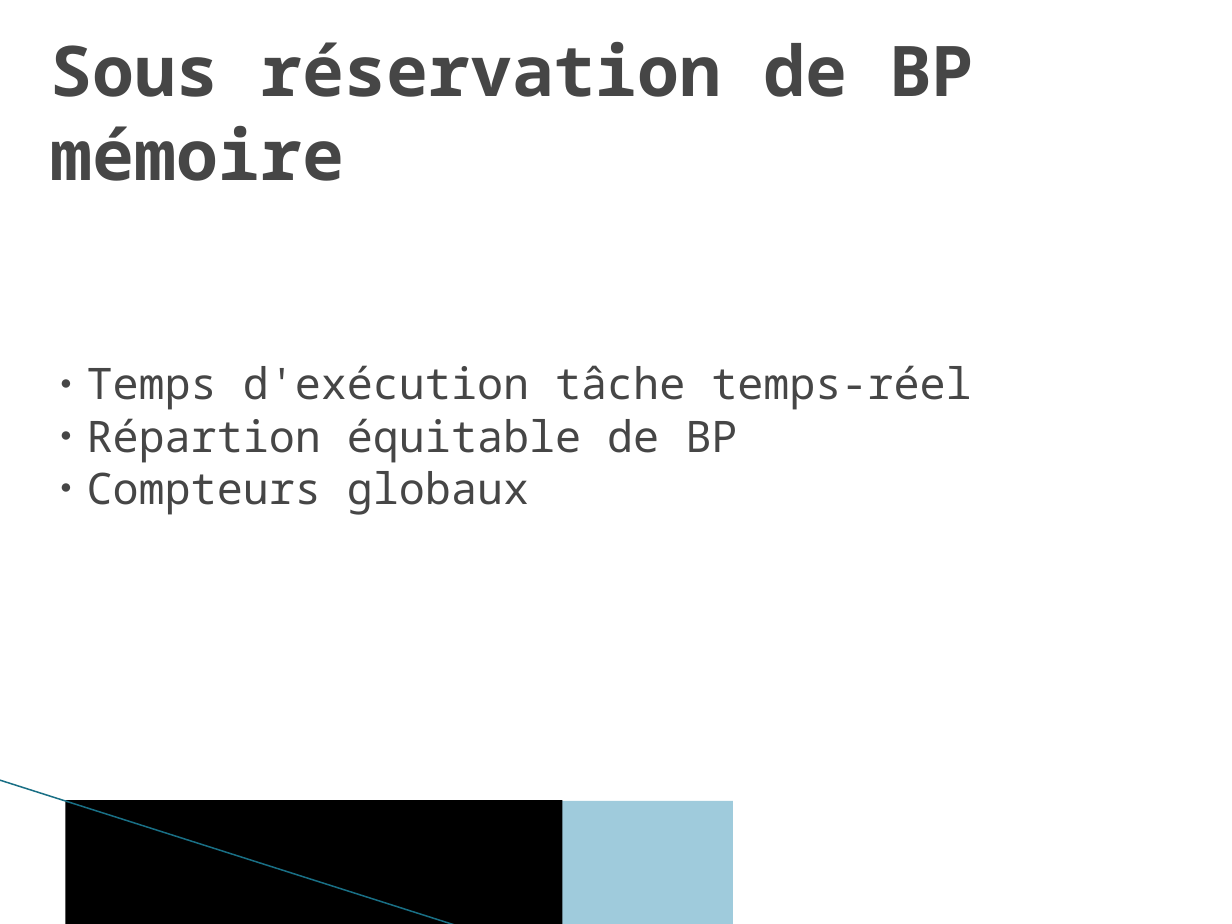
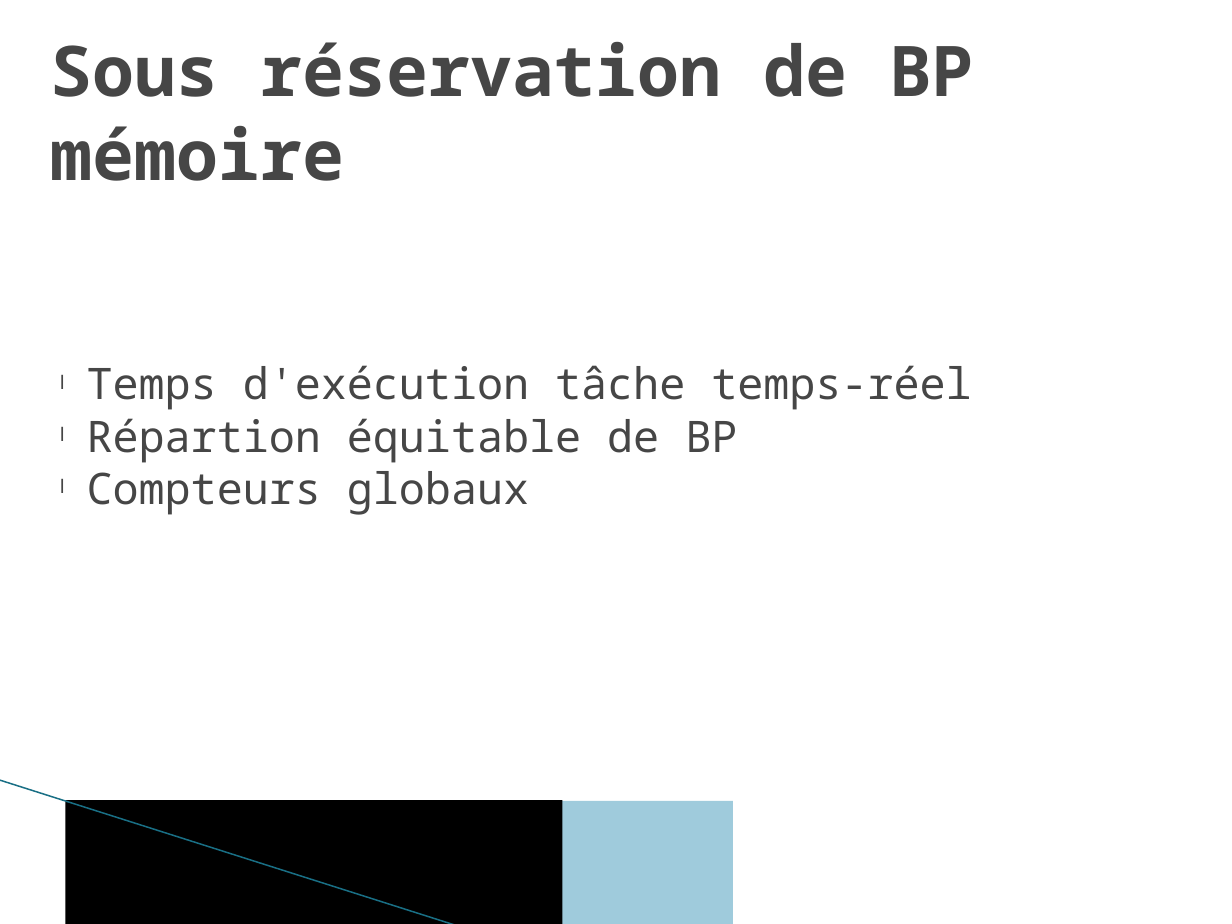
Before and after one commit to robertoxmed/c_memory_monitor, a slide deck: slide 9 of doc/Temps-Réel et Multi-coeurs.pptx. Drawn at 1232x924 pixels with LibreOffice and Linux fonts; fonts in the diff are those of the drawing; background and template pictures are left out. Boxes give left, top, right and bottom in pixels: in the first picture for what was removed or moved away, otherwise in the second. Text is boxed around its words. In the diff, an @@ line names an element or a change of style, - is before the commit and + after.

```diff
--- a/doc/Temps-Réel et Multi-coeurs.pptx
+++ b/doc/Temps-Réel et Multi-coeurs.pptx
@@ text "Temps d'exécution tâche temps-réel" at bbox=[87, 365, 971, 515]: bullet ● to l @@
```
Also in this commit, not shown: 13 other slides changed, 57 other files.
